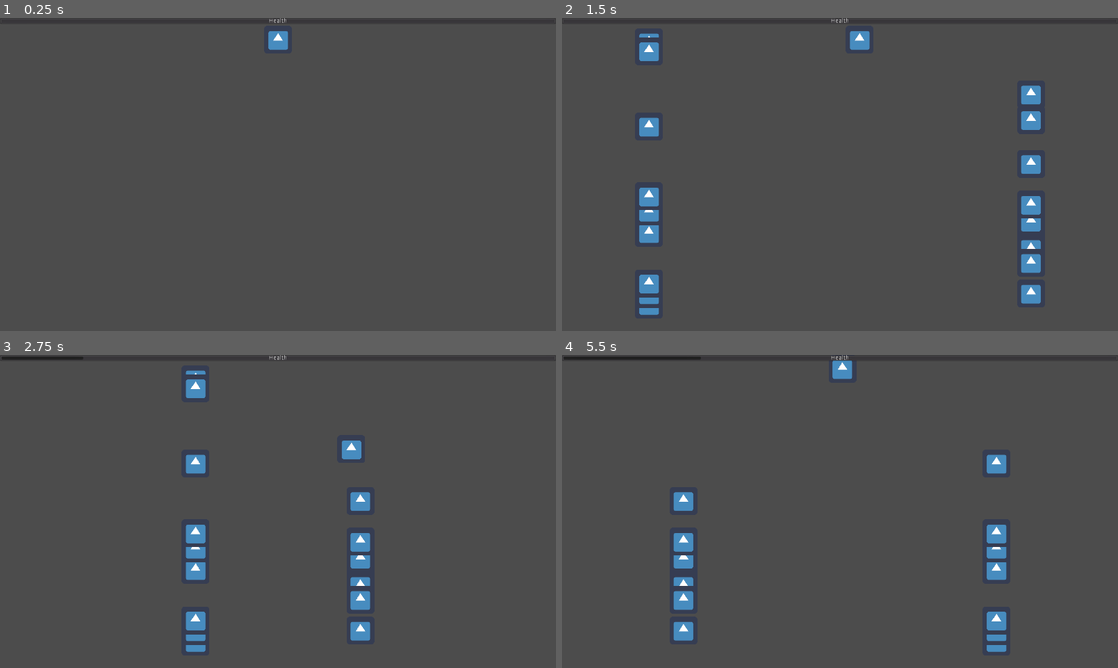
Above: before the commit, frames 1-4 (two rows, left to right).
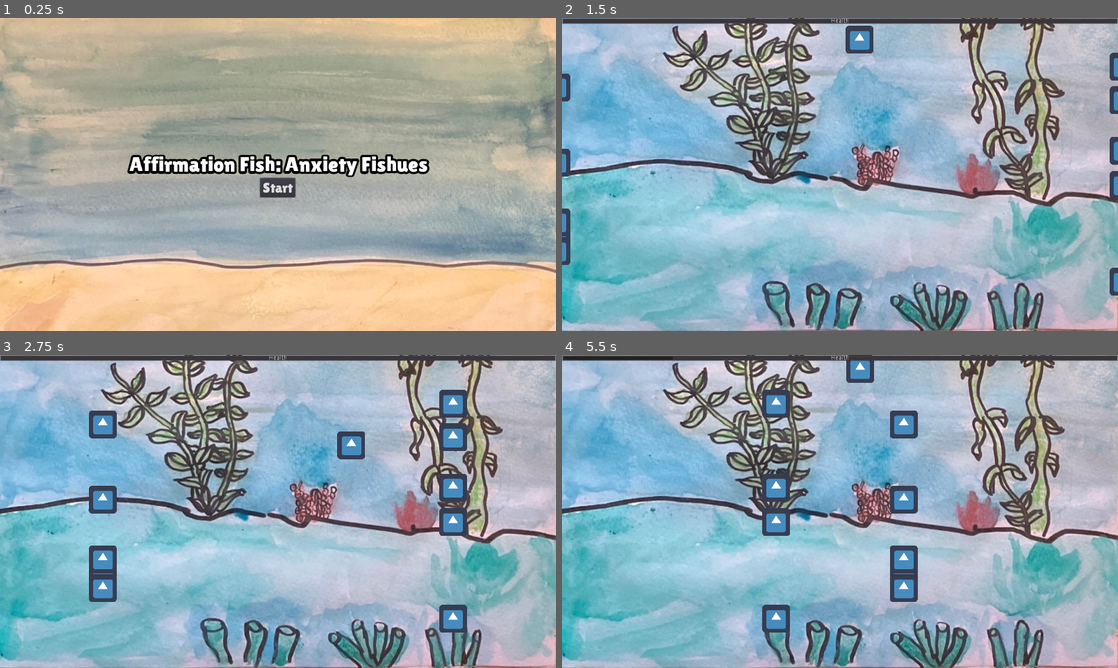
Above: after the commit, the same moments.

Repository: Boyquotes/mj109
Game: Godot game, scene res://scenes/title/title.tscn
The game is run twice, just before and just after one commit, with the same random seed, the same clock (stepped at 60 frames per second) and the same inputs. Before the commit the project starts from res://scenes/levels/level.tscn. The engine's default icon, where the game draws it, is replaced by a stand-in: a white triangle on a blue panel in a dark square. Sound files missing from this copy of the repository are replaced by a short silence.
Inputs (mouse positions are in pixels of both pictures, inside the frame that each line leads up to):
- Up to frame 1 (0.25 s): no input
- Up to frame 2 (1.5 s): click (840, 187) at 0.5 s, where only the run after the commit has a clickable "Start"; hold D (move_right) from 1.28 s (still down)
- Up to frame 3 (2.75 s): release D (move_right) at 2.03 s; hold S (move_down) from 2.03 s (still down)
- Up to frame 4 (5.5 s): release S (move_down) at 2.78 s; hold D (move_right) 2.78-3.53 s; hold W (move_up) 3.53-4.28 s; hold A (move_left) from 4.28 s (still down)

The runs differ from the first frame. In frame 1, 100% of the frame differs, in the area x 0-100%, y 0-100%; in frame 2, 91%; in frame 3, 90%; in frame 4, 90%.

Commit message:
add title

Diff:
--- a/project.godot
+++ b/project.godot
@@ -11,7 +11,7 @@
 [application]
 
 config/name="MJ109"
-run/main_scene="res://scenes/levels/level.tscn"
+run/main_scene="res://scenes/title/title.tscn"
 config/icon="res://icon.png"
 
 [debug]
--- /dev/null
+++ b/resources/main.tres
@@ -0,0 +1,10 @@
+[gd_resource type="Theme" load_steps=3 format=2]
+
+[ext_resource path="res://fonts/LilitaOne-Regular.ttf" type="DynamicFontData" id=1]
+
+[sub_resource type="DynamicFont" id=1]
+size = 32
+font_data = ExtResource( 1 )
+
+[resource]
+default_font = SubResource( 1 )
--- a/scenes/fish/fish.gd
+++ b/scenes/fish/fish.gd
@@ -14,8 +14,6 @@
 	if direction:
 		position += direction * speed * delta
 		if direction == Vector2.RIGHT and position.x > SCREEN_SIZE.x + SPACE:
-			direction = Vector2.LEFT
-			$Sprite.flip_h = true
+			queue_free()
 		elif direction == Vector2.LEFT and position.x < -SPACE:
-			direction = Vector2.RIGHT
-			$Sprite.flip_h = false
+			queue_free()
--- a/scenes/levels/level.gd
+++ b/scenes/levels/level.gd
@@ -3,10 +3,20 @@
 
 export var fish: PackedScene
 
+var fish_left := 30
+
 
 func _ready() -> void:
 	randomize()
-	for i in 20:
+	for i in 10:
+		spawn_fish()
+	var total := 0.0
+	for f in get_tree().get_nodes_in_group("fish"):
+		total += f.size
+	$Player.set_progress(total)
+
+
+func spawn_fish() -> void:
 		var f := fish.instance()
 		add_child(f)
 		if randi() % 2:
@@ -18,15 +28,11 @@
 			f.get_node("Sprite").flip_h = true
 		f.position.y = rand_range(50, 670)
 
-	var total := 0.0
-	for fish in get_tree().get_nodes_in_group("fish"):
-		total += fish.size
-	$Player.set_progress(total)
-
 
 func _on_Player_all_enemies_died() -> void:
-	$CanvasLayer/VBoxContainer/Message.text = "You win!"
-	$CanvasLayer/VBoxContainer.show()
+	if fish_left <= 0:
+		$CanvasLayer/VBoxContainer/Message.text = "You win!"
+		$CanvasLayer/VBoxContainer.show()
 
 
 func _on_Player_player_died() -> void:
@@ -36,3 +42,13 @@
 
 func _on_Restart_pressed() -> void:
 	get_tree().reload_current_scene()
+
+
+func _on_Timer_timeout() -> void:
+	spawn_fish()
+	if fish_left > 0:
+		$Timer.start()
+
+
+func _on_Player_enemy_died() -> void:
+	fish_left -= 1
--- a/scenes/levels/level.tscn
+++ b/scenes/levels/level.tscn
@@ -1,8 +1,10 @@
-[gd_scene load_steps=6 format=2]
+[gd_scene load_steps=8 format=2]
 
 [ext_resource path="res://scenes/player/player.tscn" type="PackedScene" id=1]
 [ext_resource path="res://scenes/levels/level.gd" type="Script" id=2]
 [ext_resource path="res://scenes/fish/fish.tscn" type="PackedScene" id=3]
+[ext_resource path="res://music/bgm1.ogg" type="AudioStream" id=4]
+[ext_resource path="res://sprites/Ocean_Background_2.jpg" type="Texture" id=5]
 
 [sub_resource type="RectangleShape2D" id=1]
 extents = Vector2( 640, 10 )
@@ -13,6 +15,10 @@
 [node name="Level" type="Node2D"]
 script = ExtResource( 2 )
 fish = ExtResource( 3 )
+
+[node name="Sprite" type="Sprite" parent="."]
+texture = ExtResource( 5 )
+centered = false
 
 [node name="Borders" type="StaticBody2D" parent="."]
 
@@ -58,6 +64,17 @@
 size_flags_horizontal = 4
 text = "Restart"
 
+[node name="AudioStreamPlayer" type="AudioStreamPlayer" parent="."]
+stream = ExtResource( 4 )
+autoplay = true
+
+[node name="Timer" type="Timer" parent="."]
+wait_time = 5.0
+one_shot = true
+autostart = true
+
 [connection signal="all_enemies_died" from="Player" to="." method="_on_Player_all_enemies_died"]
+[connection signal="enemy_died" from="Player" to="." method="_on_Player_enemy_died"]
 [connection signal="player_died" from="Player" to="." method="_on_Player_player_died"]
 [connection signal="pressed" from="CanvasLayer/VBoxContainer/Restart" to="." method="_on_Restart_pressed"]
+[connection signal="timeout" from="Timer" to="." method="_on_Timer_timeout"]
--- a/scenes/player/player.gd
+++ b/scenes/player/player.gd
@@ -2,6 +2,7 @@
 
 
 signal player_died
+signal enemy_died
 signal all_enemies_died
 
 export var base_speed := 200
@@ -25,9 +26,11 @@
 		queue_free()
 		emit_signal("player_died")
 	else:
+		emit_signal("enemy_died")
 		size += area.size
 		$CanvasLayer/ProgressBar.value = size
 		area.queue_free()
+		$EatGood.play()
 		yield(get_tree(), "idle_frame")
 		if get_tree().get_nodes_in_group("fish").size() == 0:
 			emit_signal("all_enemies_died")
--- a/scenes/player/player.tscn
+++ b/scenes/player/player.tscn
@@ -1,7 +1,8 @@
-[gd_scene load_steps=5 format=2]
+[gd_scene load_steps=6 format=2]
 
 [ext_resource path="res://icon.png" type="Texture" id=1]
 [ext_resource path="res://scenes/player/player.gd" type="Script" id=2]
+[ext_resource path="res://sfx/eat_good.ogg" type="AudioStream" id=3]
 
 [sub_resource type="RectangleShape2D" id=1]
 extents = Vector2( 32, 32 )
@@ -38,4 +39,7 @@
 align = 1
 valign = 1
 
+[node name="EatGood" type="AudioStreamPlayer2D" parent="."]
+stream = ExtResource( 3 )
+
 [connection signal="area_entered" from="Area2D" to="." method="_on_Area2D_area_entered"]
--- /dev/null
+++ b/scenes/title/title.gd
@@ -0,0 +1,11 @@
+extends Control
+
+
+
+func _on_Start_pressed() -> void:
+	if not $VBoxContainer/Start/Select.playing:
+		$VBoxContainer/Start/Select.play()
+
+
+func _on_Select_finished() -> void:
+	get_tree().change_scene("res://scenes/levels/level.tscn")
--- /dev/null
+++ b/scenes/title/title.tscn
@@ -0,0 +1,65 @@
+[gd_scene load_steps=8 format=2]
+
+[ext_resource path="res://scenes/title/title.gd" type="Script" id=1]
+[ext_resource path="res://music/title.ogg" type="AudioStream" id=2]
+[ext_resource path="res://sfx/select.ogg" type="AudioStream" id=3]
+[ext_resource path="res://sprites/Ocean_Background_1.jpg" type="Texture" id=4]
+[ext_resource path="res://resources/main.tres" type="Theme" id=5]
+[ext_resource path="res://fonts/LilitaOne-Regular.ttf" type="DynamicFontData" id=6]
+
+[sub_resource type="DynamicFont" id=1]
+size = 48
+outline_size = 5
+outline_color = Color( 0, 0, 0, 1 )
+font_data = ExtResource( 6 )
+
+[node name="Title" type="Control"]
+anchor_right = 1.0
+anchor_bottom = 1.0
+theme = ExtResource( 5 )
+script = ExtResource( 1 )
+__meta__ = {
+"_edit_lock_": true
+}
+
+[node name="TextureRect" type="TextureRect" parent="."]
+margin_right = 1280.0
+margin_bottom = 720.0
+texture = ExtResource( 4 )
+__meta__ = {
+"_edit_lock_": true
+}
+
+[node name="VBoxContainer" type="VBoxContainer" parent="."]
+anchor_right = 1.0
+anchor_bottom = 1.0
+alignment = 1
+__meta__ = {
+"_edit_lock_": true
+}
+
+[node name="Label" type="Label" parent="VBoxContainer"]
+margin_top = 308.0
+margin_right = 1280.0
+margin_bottom = 364.0
+custom_fonts/font = SubResource( 1 )
+text = "Affirmation Fish: Anxiety Fishues"
+align = 1
+
+[node name="Start" type="Button" parent="VBoxContainer"]
+margin_left = 598.0
+margin_top = 368.0
+margin_right = 681.0
+margin_bottom = 412.0
+size_flags_horizontal = 4
+text = "Start"
+
+[node name="Select" type="AudioStreamPlayer" parent="VBoxContainer/Start"]
+stream = ExtResource( 3 )
+
+[node name="BG" type="AudioStreamPlayer" parent="."]
+stream = ExtResource( 2 )
+autoplay = true
+
+[connection signal="pressed" from="VBoxContainer/Start" to="." method="_on_Start_pressed"]
+[connection signal="finished" from="VBoxContainer/Start/Select" to="." method="_on_Select_finished"]
Binary file added: fonts/LilitaOne-Regular.ttf
Not shown, changed: sfx/eat_bad.ogg.import
Not shown, changed: sfx/eat_good.ogg.import
Not shown, changed: sfx/grow.ogg.import
Not shown, added: sfx/select.ogg.import
Binary file added: sprites/Aquarium_Study.jpg
Not shown, added: sprites/Aquarium_Study.jpg.import
Binary file added: sprites/Ocean_Background_1.jpg
Not shown, added: sprites/Ocean_Background_1.jpg.import
Binary file added: sprites/Ocean_Background_2.jpg
Not shown, added: sprites/Ocean_Background_2.jpg.import
